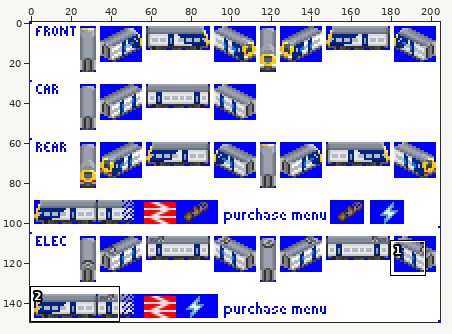
Sprite sheet, stored at gfx/br_195_331.png. The first picture is a wide view before the edit; the outline marks the close-up.
Close-up. Before the edit:
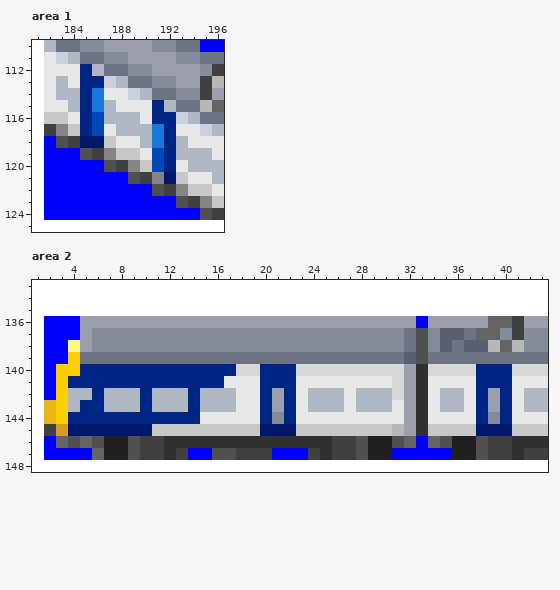
The file is 205x150 pixels. Colours within 5 levels of each other are drawn and written as one. Shown: area 1: x 181..196, y 110..125; area 2: x 1..43, y 133..148. The commit also changed other parts of the picture, which this record leaves out.
After the commit:
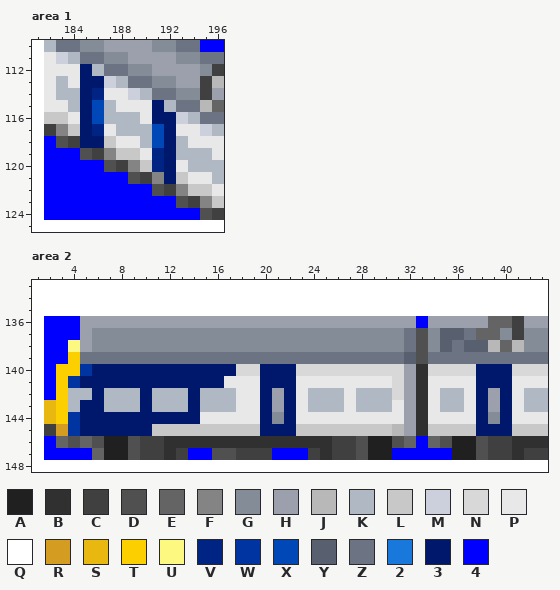
Palette (. is transparent): A #202020  B #303030  C #404040  D #505050  E #646464  F #848484  G #848c98  H #9ca0ac  J #b8b8b8  K #b0b8c4  L #c8c8c8  M #ccd0dc  N #d8d8d8  P #e8e8e8  Q #ffffff  R #d49c20  S #e8b810  T #fcd000  U #fcf880  V #002484  W #0034a0  X #0048b8  Y #586070  Z #6c7484  2 #1878dc  3 #00186c  4 #0000ff
Change:
Area 1:
y 112: x 185 V -> 3
y 113: x 185..186 VV -> 33
y 114: x 185..186 V2 -> 3V
y 115: x 185..186 V2 -> 3X; x 191 V -> 3
y 116: x 185 V -> 3; x 191..192 VV -> 33
y 117: x 185..186 VX -> 3V; x 191..192 2V -> X3
y 118: x 191..192 2V -> X3
y 119..120: x 191..192 XV -> V3
Area 2:
y 140: x 5..17 VVVVVVVVVVVVV -> W333333333333; x 20..22 VVV -> 333; x 38..40 VVV -> 333
y 141: x 4..16 VVVVVVVVVVVVV -> W333333333333; x 20..22 VVV -> 333; x 38..40 VVV -> 333
y 142: x 6 V -> 3; x 10 V -> 3; x 14 V -> 3; x 20 V -> 3; x 22 V -> 3; x 38 V -> 3; x 40 V -> 3
y 143: x 5..6 VV -> 33; x 10 V -> 3; x 14 V -> 3; x 20 V -> 3; x 22 V -> 3; x 38 V -> 3; x 40 V -> 3
y 144: x 4..14 VVVVVVVVVVV -> W3333333333; x 20 V -> 3; x 22 V -> 3; x 38 V -> 3; x 40 V -> 3
y 145: x 4 3 -> W
Changed places in both close-ups, as pixel boxes (x1, y1, x2, y2):
changed: (80, 64, 104, 136)
changed: (152, 100, 176, 172)
changed: (68, 364, 296, 436)
changed: (476, 364, 512, 424)
